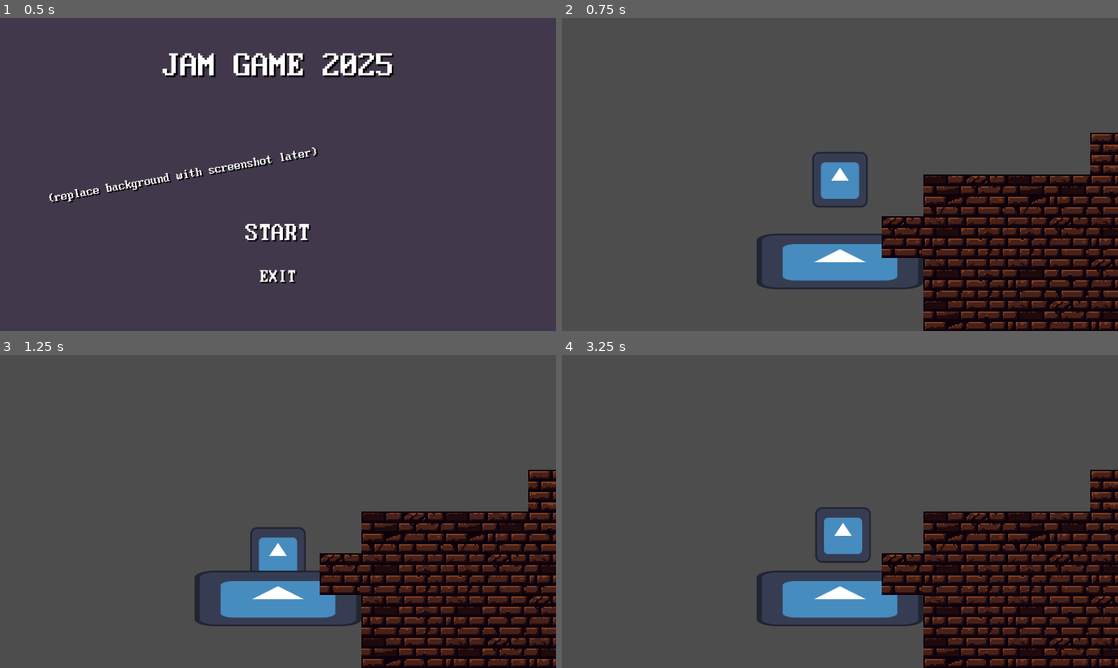
Above: before the commit, frames 1-4 (two rows, left to right).
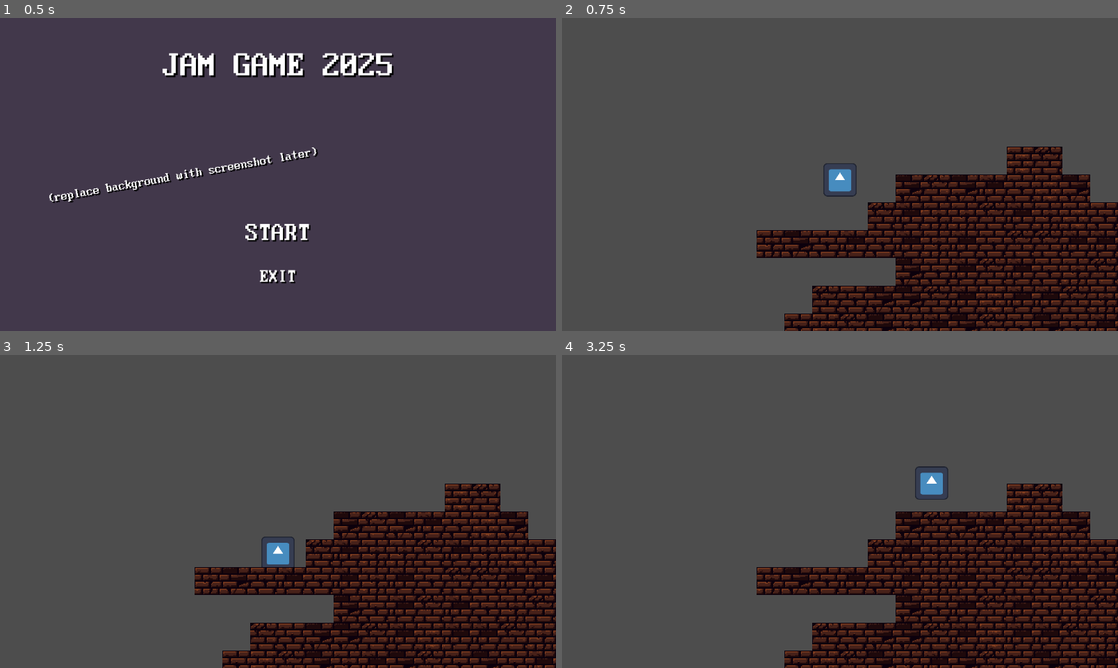
Above: after the commit, the same moments.

Repository: greatbrick0/GdFallJam2025
Game: Godot game, scene res://Scenes/main_menu.tscn
The game is run twice, just before and just after one commit, with the same random seed, the same clock (stepped at 60 frames per second) and the same inputs. The engine's default icon, where the game draws it, is replaced by a stand-in: a white triangle on a blue panel in a dark square.
Inputs:
- Up to frame 1 (0.5 s): no input
- Up to frame 2 (0.75 s): click "START" at 0.5 s
- Up to frame 3 (1.25 s): no input
- Up to frame 4 (3.25 s): hold D (moveright) 1.28-2.78 s; tap Space (jump) at 1.52, 2.27 s; hold A (moveleft) from 2.78 s (still down)

Frame 1 is identical in both runs. In frame 2, 21% of the frame differs, in the area x 35-100%, y 36-100%; in frame 3, 21%; in frame 4, 22%, in the area x 35-100%, y 35-100%.

Commit message:
Changed Level Scale

Diff:
--- a/gdfalljam/Scenes/player.tscn
+++ b/gdfalljam/Scenes/player.tscn
@@ -4,7 +4,7 @@
 [ext_resource type="Texture2D" uid="uid://dj04untltawv3" path="res://icon.svg" id="1_v0iea"]
 
 [sub_resource type="RectangleShape2D" id="RectangleShape2D_cvnsp"]
-size = Vector2(100, 100)
+size = Vector2(64, 64)
 
 [node name="Player" type="CharacterBody2D"]
 script = ExtResource("1_cvnsp")
@@ -12,6 +12,7 @@
 [node name="Visuals" type="Node2D" parent="."]
 
 [node name="Sprite2D" type="Sprite2D" parent="Visuals"]
+scale = Vector2(0.6, 0.6)
 texture = ExtResource("1_v0iea")
 
 [node name="CollisionShape2D" type="CollisionShape2D" parent="."]
--- a/gdfalljam/Scenes/test_level_1.tscn
+++ b/gdfalljam/Scenes/test_level_1.tscn
@@ -1,11 +1,7 @@
-[gd_scene load_steps=5 format=4 uid="uid://p4jpdixxijok"]
+[gd_scene load_steps=3 format=4 uid="uid://p4jpdixxijok"]
 
 [ext_resource type="PackedScene" uid="uid://uxmg7mq10mgq" path="res://Scenes/player.tscn" id="1_v0do5"]
-[ext_resource type="Texture2D" uid="uid://dj04untltawv3" path="res://icon.svg" id="2_i1kli"]
 [ext_resource type="TileSet" uid="uid://y5q7a6m80lot" path="res://tileset1.tres" id="3_yq4yk"]
-
-[sub_resource type="RectangleShape2D" id="RectangleShape2D_yq4yk"]
-size = Vector2(100, 100)
 
 [node name="TestLevel1" type="Node2D"]
 
@@ -13,20 +9,8 @@
 
 [node name="Camera2D" type="Camera2D" parent="."]
 
-[node name="Floor" type="Node2D" parent="."]
-position = Vector2(0, 200)
-scale = Vector2(3, 1)
-
-[node name="StaticBody2D" type="StaticBody2D" parent="Floor"]
-
-[node name="CollisionShape2D" type="CollisionShape2D" parent="Floor/StaticBody2D"]
-shape = SubResource("RectangleShape2D_yq4yk")
-
-[node name="Sprite2D" type="Sprite2D" parent="Floor"]
-texture = ExtResource("2_i1kli")
-
 [node name="TileMapLayer" type="TileMapLayer" parent="."]
 texture_filter = 1
-scale = Vector2(3, 3)
-tile_map_data = PackedByteArray("AAACAAAAAAABAAEAAAADAAAAAAA …(1216 unchanged characters)… BAAEAAAAAAAUAAAAAAAEAAAABAAEAAAAAAAEAAAA=")
+scale = Vector2(2, 2)
+tile_map_data = PackedByteArray("AAACAAAAAAABAAEAAAADAAAAAAA …(1216 unchanged characters)… BAAEAAAAAAAUAAAAAAAEAAAABAAEAAAAAAAEAAAABAAIAAAACAAEAAAAAAAIAAAACAAAAAAD//wIAAAACAAEAAAD+/wIAAAABAAEAAAD9/wIAAAABAAAAAAA=")
 tile_set = ExtResource("3_yq4yk")
